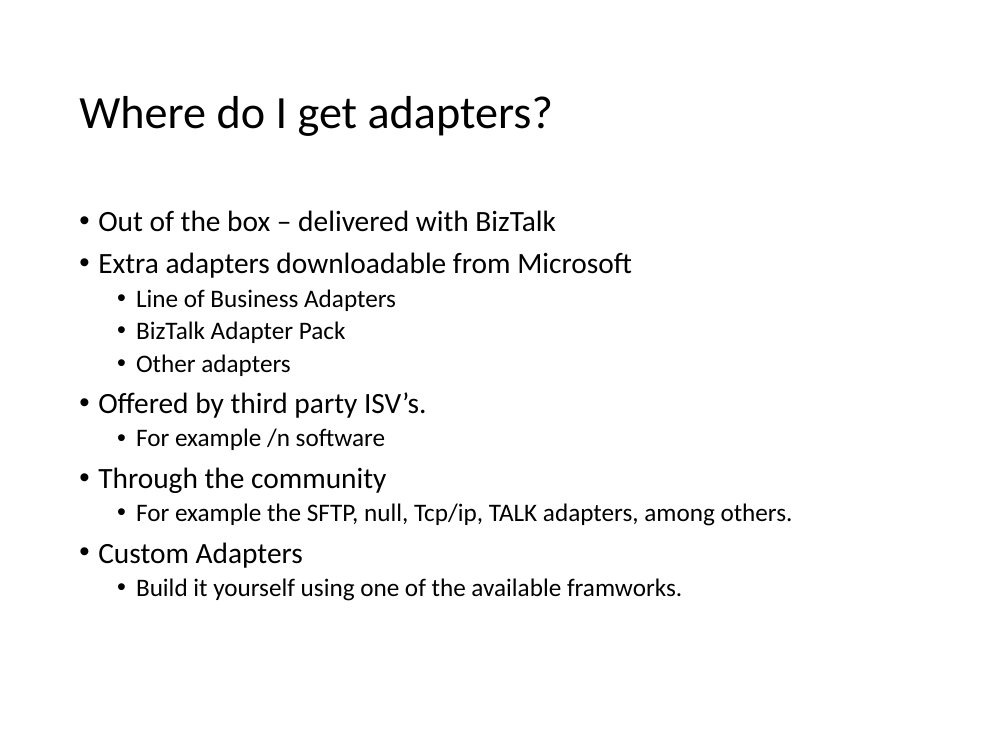
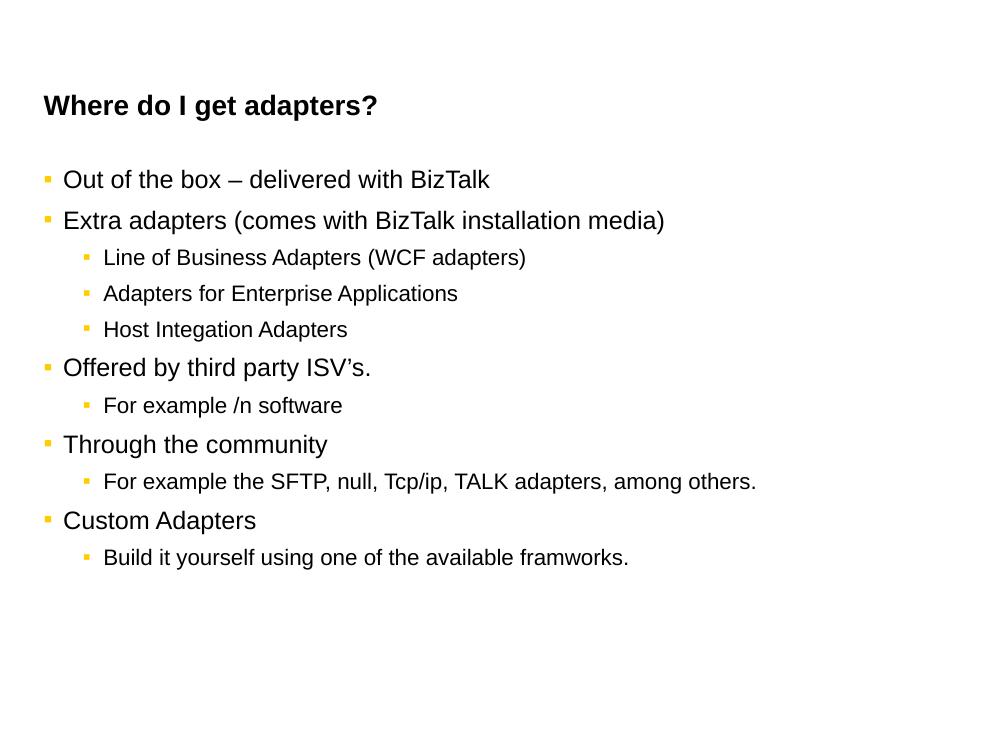
Before and after one commit to wmmihaa/BizTalk-Server---Developing-Integration-Solutions, a slide deck: slide 9 of Slides/Module 7 - Adapters.pptx. Drawn at 1008x756 pixels with LibreOffice and Linux fonts; fonts in the diff are those of the drawing. Boxes give left, top, right and bottom in pixels: in the first picture for what was removed or moved away, otherwise in the second. Text is boxed around its words. In the diff, an @@ line names an element or a change of style, - is before the commit and + after.

```diff
--- a/Slides/Module 7 - Adapters.pptx
+++ b/Slides/Module 7 - Adapters.pptx
@@ title "Where do I get adapters?": place and size @@
-title "Where do I get adapters?" at [79,96,553,136]
+title "Where do I get adapters?" at [44,94,378,120]
@@ title "Where do I get adapters?" at [44,94,378,120]: size 33 to 20 pt, font Calibri to Arial, bold on; line spacing 0.9 to 1 @@
@@ text "Out of the box – ...": place and size @@
-text "Out of the box – ..." at [98,210,793,601]
+text "Out of the box – ..." at [63,169,756,570]
@@ text at [63,169,756,570]: size 21 to 18 pt in "Out of the box – delivered with ...", "Offered by third party ISV’s.", "Through the community", "Custom Adapters"; font Calibri to Arial in "Out of the box – delivered with ...", "Offered by third party ISV’s.", "For example /n software", "Through the community" and 3 more places; size 18 to 16 pt in "For example /n software", "For example the SFTP, null, Tcp/ip, TALK ...", "Build it yourself using one of the ..."; bullet • to ▪; line spacing 0.9 to 1; more space between paragraphs @@
@@ text at [63,210,665,342]: text changed; size 18 to 16 pt; font Calibri to Arial @@
-• Extra adapters downloadable from Microsoft
-  • Line of Business Adapters
-  • BizTalk Adapter Pack
-  • Other adapters
+▪ Extra adapters (comes with BizTalk installation media)
+  ▪ Line of Business Adapters (WCF adapters)
+  ▪ Adapters for Enterprise Applications
+  ▪ Host Integation Adapters
```
Also in this commit, not shown: 24 other slides changed, 2 slides added, 1 slide removed, 11 other files.
